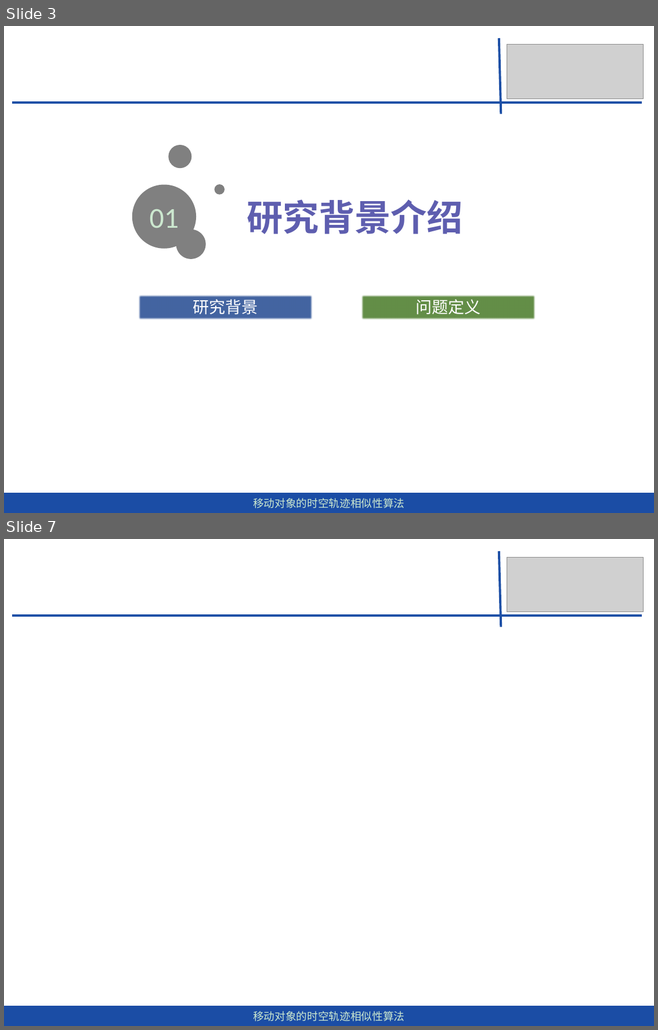
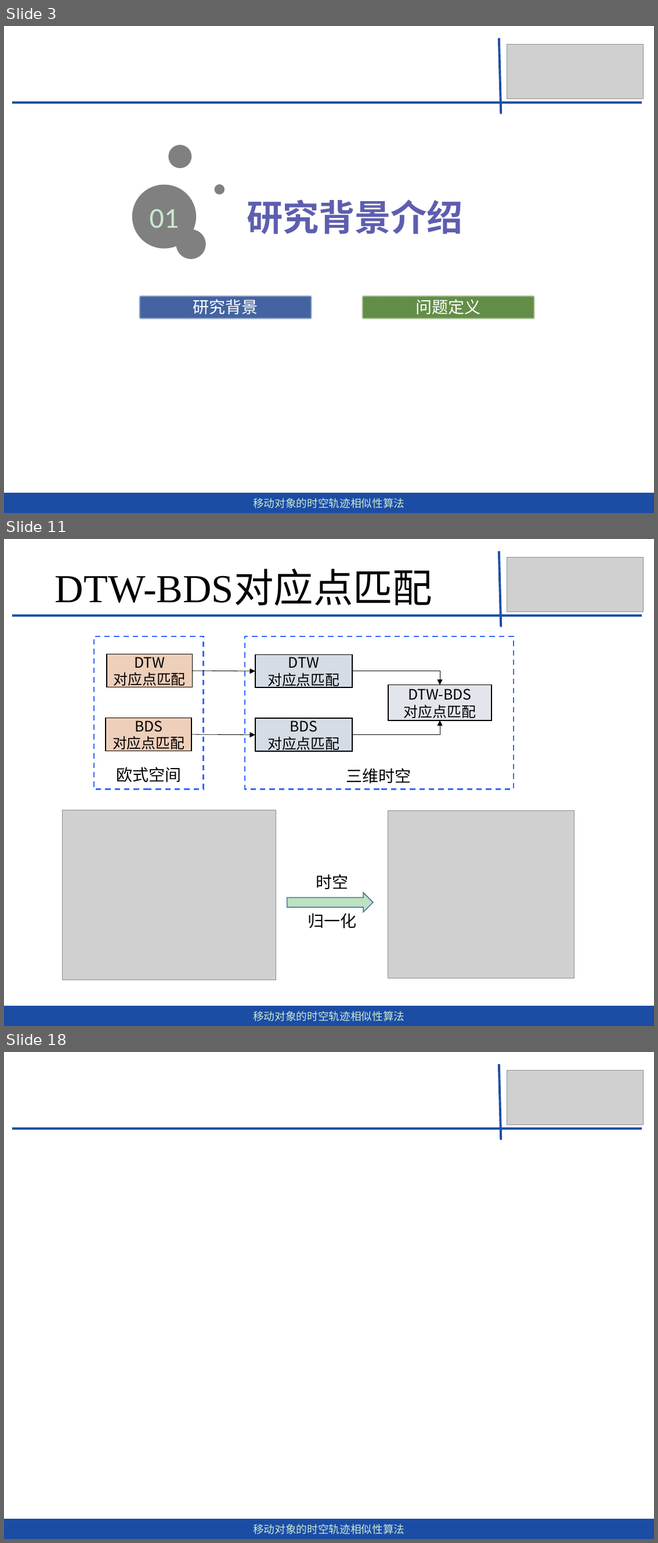
Before and after one commit to dingguangwei/biyelunwen, a slide deck: 答辩——毕设.pptx. Shown one above the other, each under a label of ours: slides 3 and 7 before the commit, slides 3, 11 and 18 after it; the slides between them are not shown. The pictures are 658x1030 and 658x1543 pixels, drawn with LibreOffice and Linux fonts; fonts in the diff are those of the drawing; grey boxes stand for pictures. Boxes give left, top, right and bottom in pixels: in the first picture for what was removed or moved away, otherwise in the second. Text is boxed around its words. In the diff, an @@ line names an element or a change of style, - is before the commit and + after.

```diff
--- a/答辩——毕设.pptx
+++ b/答辩——毕设.pptx
@@ slide 11 added at bbox=[4, 539, 654, 1026], background #CCE8CF @@
@@ line added from (498, 551) to (501, 627), #1E50A6 2.5 pt @@
@@ text added at bbox=[55, 571, 432, 606], 44 pt, text #000000 @@
+DTW-BDS对应点匹配
@@ picture added at bbox=[507, 558, 643, 613] @@
@@ line added from (12, 616) to (641, 616), #1E50A6 2.5 pt @@
@@ rectangle added at bbox=[94, 636, 204, 789], outline #3366FF 1.5 pt dashed @@
@@ rectangle added at bbox=[245, 636, 513, 789], outline #3366FF 1.5 pt dashed @@
@@ rectangle added at bbox=[107, 654, 192, 687], fill #EECFBA, outline #000000 1 pt, 16 pt, text #000000 @@
+DTW
+对应点匹配
@@ rectangle added at bbox=[255, 654, 351, 687], fill #D6DCE5, outline #000000 1 pt, 16 pt, text #000000 @@
+DTW
+对应点匹配
@@ arrow added from (192, 671) to (255, 671), #000000 0.5 pt @@
@@ elbow arrow added from (352, 671) to (440, 685), #000000 0.5 pt @@
@@ rectangle added at bbox=[388, 685, 491, 721], fill #D6DCE5 at 70% opacity, outline #000000 1 pt, 16 pt, text #000000 @@
+DTW-BDS
+对应点匹配
@@ rectangle added at bbox=[106, 718, 191, 751], fill #EECFBA, outline #000000 1 pt, 16 pt, text #000000 @@
+BDS
+对应点匹配
@@ rectangle added at bbox=[255, 718, 351, 751], fill #D6DCE5, outline #000000 1 pt, 16 pt, text #000000 @@
+BDS
+对应点匹配
@@ elbow arrow added from (352, 735) to (440, 720), #000000 0.5 pt @@
@@ arrow added from (192, 734) to (255, 735), #000000 0.5 pt @@
@@ text added at bbox=[117, 767, 181, 783], 18 pt, text #000000 @@
+欧式空间
@@ text added at bbox=[346, 768, 411, 784], 18 pt, text #000000 @@
+三维时空
@@ picture added at bbox=[63, 810, 276, 980] @@
@@ picture added at bbox=[388, 810, 574, 979] @@
@@ text added at bbox=[307, 874, 356, 929], 18 pt, text #000000 @@
+时空
+归一化
@@ right arrow added at bbox=[286, 893, 372, 913], fill #BDE1C1, outline #43739E 1 pt @@
@@ rectangle added at bbox=[4, 1006, 654, 1026], fill #1B4DA5, 12 pt, text #CCE8CF @@
+移动对象的时空轨迹相似性算法
@@ what was slide 7 is now slide 18 @@
```
Also in this commit, not shown: 6 slides changed, 7 other slides added, 1 slide removed, 3 other files.
